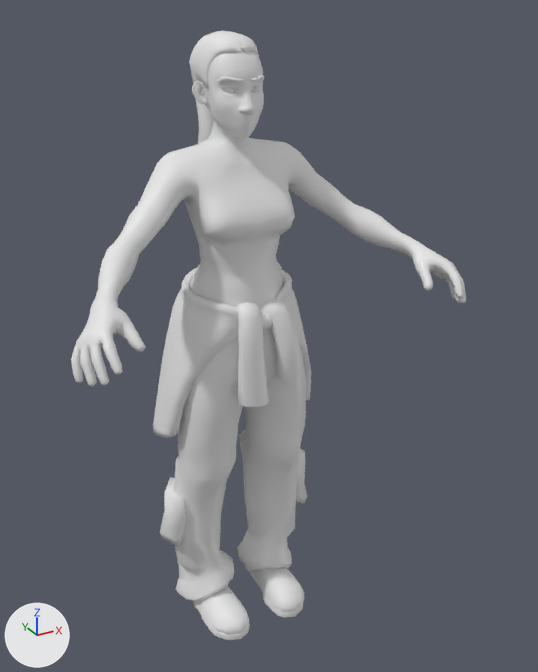
An edit to the FBX model Assets/Models/Characters/Marisol/marisol_workingfile.fbx, drawn before and after from the same camera.
Camera for both pictures: a 50 mm lens placed at (-0.836, -1.712, 1.743), pointed at (0.059, -0.085, 0.929). Arrows for +X, +Y and +Z are at lower left; the lights stay in place.

The first picture shows 'body', 'coat', 'coat_sleeves', 'eyebrows', 'eyes', 'hair_base', 'lashes', 'pant_pockets', 'pants', 'ponytail', 'shoes'.
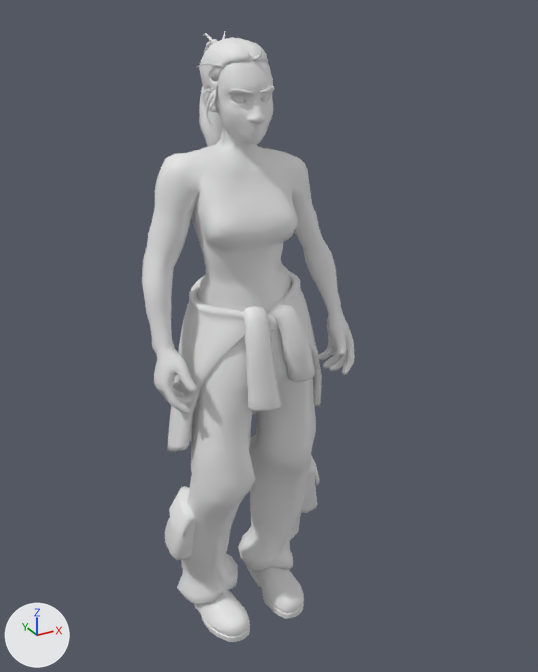
The newer file adds an action. The first version stands in its rest pose; the second is drawn at frame 73 of the action 'Marisol_Walk'.

The change in detail:
Bone '_Control' (bone_control) moves from (0.0, 0.0, 0.0) to (0.006, -0.015, 0.015).
Bone '_Control' (bone_control) turns from (0, 0, 0) to (0, 0, 6) degrees about its own x, y and z.
Bone 'Chest_Lower' (bone_chest_lower) turns from (0, 0, 0) to (0, 0, -4) degrees about its own x, y and z.
Bone 'Chest_Upper' (bone_chest_upper) turns from (0, 0, 0) to (0, 0, -6) degrees about its own x, y and z.
Bone 'Head' (bone_head) turns from (0, 0, 0) to (2, 0, 6) degrees about its own x, y and z.
Bone 'Arm_Upper_L' (bone_arm_upper_l) turns from (0, 0, 0) to (27, 26, 35) degrees about its own x, y and z.
Bone 'Hand_L' (bone_hand_l) turns from (0, 0, 0) to (-1, -48, 5) degrees about its own x, y and z.
Bone 'Thumb_1_L' (bone_thumb_1_l) turns from (0, 0, 0) to (0, 0, -13) degrees about its own x, y and z.
Bone 'Finger_2_2_L' (bone_finger_2_2_l) turns from (0, 0, 0) to (24, 0, 0) degrees about its own x, y and z.
Bone 'Finger_2_3_L' (bone_finger_2_3_l) turns from (0, 0, 0) to (24, 0, 0) degrees about its own x, y and z.
Bone 'Finger_3_2_L' (bone_finger_3_2_l) turns from (0, 0, 0) to (20, 0, 0) degrees about its own x, y and z.
Bone 'Finger_3_3_L' (bone_finger_3_3_l) turns from (0, 0, 0) to (20, 0, 0) degrees about its own x, y and z.
Bone 'Pinkie_1_2_L' (bone_pinkie_1_2_l) turns from (0, 0, 0) to (27, 0, 0) degrees about its own x, y and z.
Bone 'Pinkie_1_3_L' (bone_pinkie_1_3_l) turns from (0, 0, 0) to (27, 0, 0) degrees about its own x, y and z.
Bone 'Arm_Upper_R' (bone_arm_upper_r) turns from (0, 0, 0) to (17, -31, -44) degrees about its own x, y and z.
Bone 'Arm_Lower_R' (bone_arm_lower_r) turns from (0, 0, 0) to (10, 0, -4) degrees about its own x, y and z.
Bone 'Hand_R' (bone_hand_r) turns from (0, 0, 0) to (2, 54, 1) degrees about its own x, y and z.
Bone 'Thumb_1_R' (bone_thumb_1_r) turns from (0, 0, 0) to (0, 0, 13) degrees about its own x, y and z.
Bone 'Finger_2_2_R' (bone_finger_2_2_r) turns from (0, 0, 0) to (24, 0, 0) degrees about its own x, y and z.
Bone 'Finger_2_3_R' (bone_finger_2_3_r) turns from (0, 0, 0) to (24, 0, 0) degrees about its own x, y and z.
Bone 'Finger_3_2_R' (bone_finger_3_2_r) turns from (0, 0, 0) to (20, 0, 0) degrees about its own x, y and z.
Bone 'Finger_3_3_R' (bone_finger_3_3_r) turns from (0, 0, 0) to (20, 0, 0) degrees about its own x, y and z.
Bone 'Pinkie_1_2_R' (bone_pinkie_1_2_r) turns from (0, 0, 0) to (27, 0, 0) degrees about its own x, y and z.
Bone 'Pinkie_1_3_R' (bone_pinkie_1_3_r) turns from (0, 0, 0) to (27, 0, 0) degrees about its own x, y and z.
Bone 'Leg_Upper_L' (bone_leg_upper_l) turns from (0, 0, 0) to (-4, 0, 7) degrees about its own x, y and z.
Bone 'Leg_Lower_L' (bone_leg_lower_l) turns from (0, 0, 0) to (8, 0, 0) degrees about its own x, y and z.
Bone 'Foot_L' (bone_foot_l) turns from (0, 0, 0) to (-4, 2, -1) degrees about its own x, y and z.
Bone 'Leg_Upper_R' (bone_leg_upper_r) turns from (0, 0, 0) to (-13, 7, 7) degrees about its own x, y and z.
Bone 'Leg_Lower_R' (bone_leg_lower_r) turns from (0, 0, 0) to (23, 0, 0) degrees about its own x, y and z.
Bone 'Foot_R' (bone_foot_r) turns from (0, 0, 0) to (-10, -1, -7) degrees about its own x, y and z.
Bone 'PoleTarget_Leg_R' (bone_poletarget_leg_r) moves from (0.0, 0.0, 0.0) to (0.047, 0.164, 0.006).

Pixel boxes (x1, y1, x2, y2) of what changed, in the pictures (538 x 672 px):
'body', no longer drawn
    before: (71, 49, 466, 386)
'mesh_marisol_body', now drawn
    after: (142, 57, 355, 414)
'pants', posed
    before: (174, 328, 306, 603)
    after: (177, 330, 316, 606)
'coat', posed (6% taller)
    before: (153, 268, 311, 438)
    after: (167, 271, 322, 452)
'mesh_marisol_coat_sleeves', now drawn
    after: (243, 300, 315, 411)
'coat_sleeves', no longer drawn
    before: (237, 298, 302, 407)
'shoes', posed
    before: (193, 567, 304, 640)
    after: (194, 567, 304, 642)
'mesh_marisol_pant_pockets', now drawn
    after: (165, 455, 319, 560)
'mesh_marisol_hair_base', now drawn
    after: (199, 37, 269, 114)
'hair_base', no longer drawn
    before: (189, 31, 259, 108)
'pant_pockets', no longer drawn
    before: (160, 449, 307, 547)
'mesh_marisol_ponytail', now drawn
    after: (199, 85, 223, 146)
'ponytail', no longer drawn
    before: (193, 82, 213, 143)
'mesh_marisol_hair_strands', now drawn
    after: (197, 31, 262, 125)
'mesh_marisol_eyebrows', now drawn
    after: (229, 86, 275, 94)
'eyebrows', no longer drawn
    before: (219, 75, 264, 82)
'eyes', no longer drawn
    before: (223, 86, 260, 94)
'mesh_marisol_eyes', now drawn
    after: (233, 95, 269, 103)
'lashes', no longer drawn
    before: (221, 84, 262, 93)
'mesh_marisol_lashes', now drawn
    after: (230, 93, 271, 102)
bone '_Control', root to tip
    before: (235, 260) to (236, 202)
    after: (239, 266) to (235, 210)
bone 'Chest_Lower', root to tip
    before: (235, 260) to (236, 209)
    after: (239, 266) to (239, 217)
bone 'Chest_Upper', root to tip
    before: (236, 209) to (229, 152)
    after: (239, 217) to (237, 159)
bone 'Head', root to tip
    before: (230, 118) to (229, 68)
    after: (240, 125) to (239, 75)
bone 'Arm_Upper_L', root to tip
    before: (282, 160) to (348, 215)
    after: (289, 171) to (313, 243)
bone 'Hand_L', root to tip
    before: (415, 247) to (445, 273)
    after: (336, 310) to (339, 346)
bone 'Thumb_1_L', root to tip
    before: (420, 262) to (424, 276)
    after: (336, 327) to (340, 341)
bone 'Finger_2_2_L', root to tip
    before: (460, 284) to (462, 295)
    after: (342, 362) to (335, 367)
bone 'Finger_2_3_L', root to tip
    before: (462, 295) to (462, 303)
    after: (335, 367) to (329, 367)
bone 'Finger_3_2_L', root to tip
    before: (457, 284) to (459, 296)
    after: (336, 359) to (328, 365)
bone 'Finger_3_3_L', root to tip
    before: (459, 296) to (460, 303)
    after: (328, 365) to (323, 366)
bone 'Pinkie_1_2_L', root to tip
    before: (451, 280) to (454, 291)
    after: (330, 351) to (322, 357)
bone 'Pinkie_1_3_L', root to tip
    before: (454, 291) to (455, 297)
    after: (322, 357) to (318, 357)
bone 'Arm_Upper_R', root to tip
    before: (174, 171) to (126, 247)
    after: (180, 174) to (158, 265)
bone 'Arm_Lower_R', root to tip
    before: (126, 247) to (104, 302)
    after: (158, 265) to (163, 345)
bone 'Hand_R', root to tip
    before: (104, 302) to (97, 344)
    after: (163, 345) to (168, 383)
bone 'Thumb_1_R', root to tip
    before: (119, 320) to (132, 335)
    after: (177, 361) to (186, 377)
bone 'Finger_2_2_R', root to tip
    before: (96, 361) to (102, 375)
    after: (172, 400) to (183, 401)
bone 'Finger_2_3_R', root to tip
    before: (102, 375) to (106, 384)
    after: (183, 401) to (190, 397)
bone 'Finger_3_2_R', root to tip
    before: (86, 363) to (90, 378)
    after: (168, 394) to (180, 396)
bone 'Finger_3_3_R', root to tip
    before: (90, 378) to (93, 386)
    after: (180, 396) to (187, 394)
bone 'Pinkie_1_2_R', root to tip
    before: (76, 359) to (77, 373)
    after: (164, 384) to (174, 386)
bone 'Pinkie_1_3_R', root to tip
    before: (77, 373) to (79, 381)
    after: (174, 386) to (181, 384)
bone 'Leg_Upper_L', root to tip
    before: (270, 313) to (274, 437)
    after: (279, 314) to (285, 444)
bone 'Leg_Lower_L', root to tip
    before: (274, 437) to (268, 576)
    after: (285, 444) to (268, 576)
bone 'Foot_L', root to tip
    before: (268, 576) to (282, 599)
    after: (268, 576) to (281, 598)
bone 'Leg_Upper_R', root to tip
    before: (202, 327) to (204, 457)
    after: (212, 335) to (219, 478)
bone 'Leg_Lower_R', root to tip
    before: (204, 457) to (209, 599)
    after: (219, 478) to (209, 600)
bone 'Foot_R', root to tip
    before: (209, 599) to (225, 621)
    after: (209, 600) to (225, 622)
bone 'PoleTarget_Leg_R', root to tip
    before: (250, 510) to (282, 548)
    after: (264, 551) to (301, 596)
